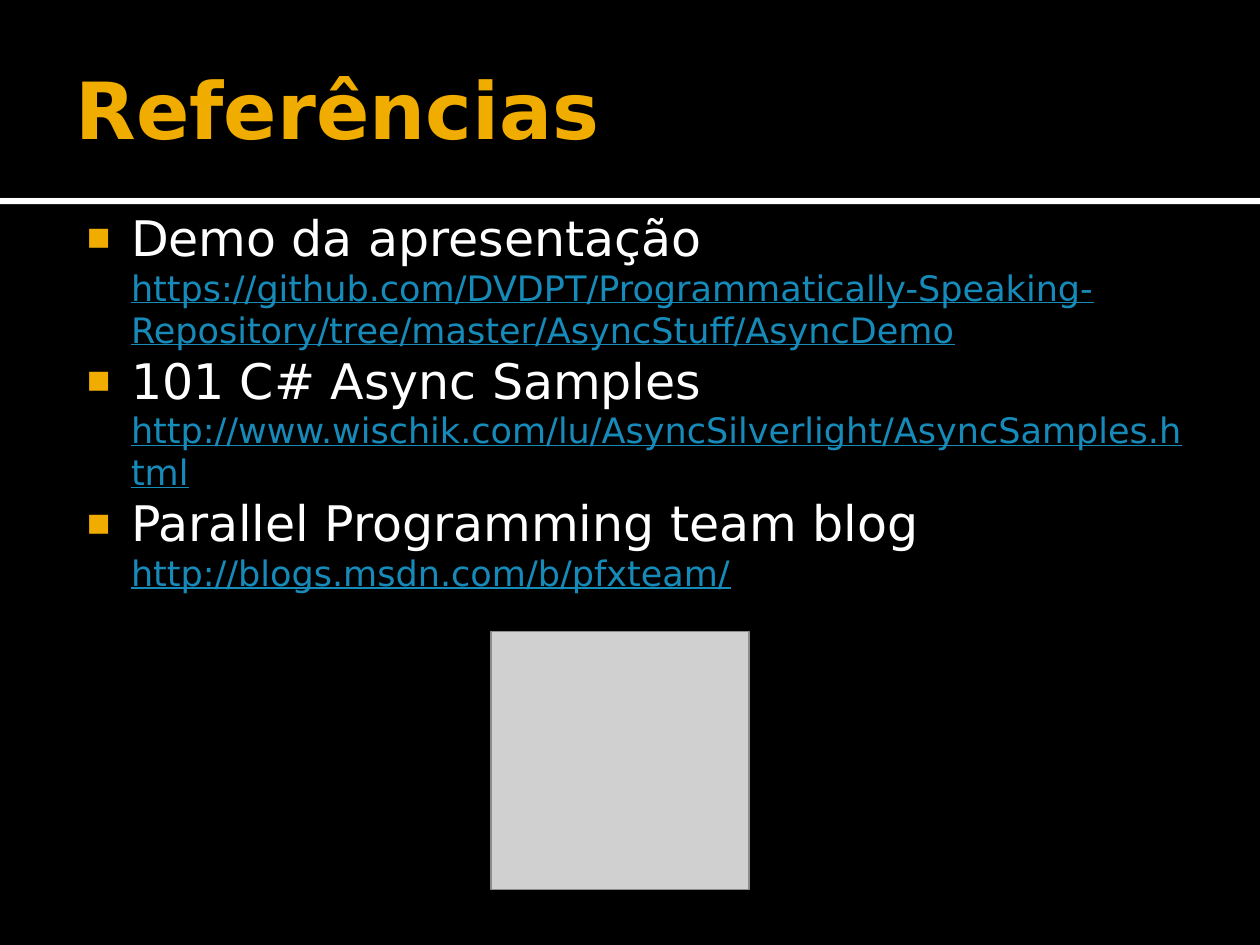
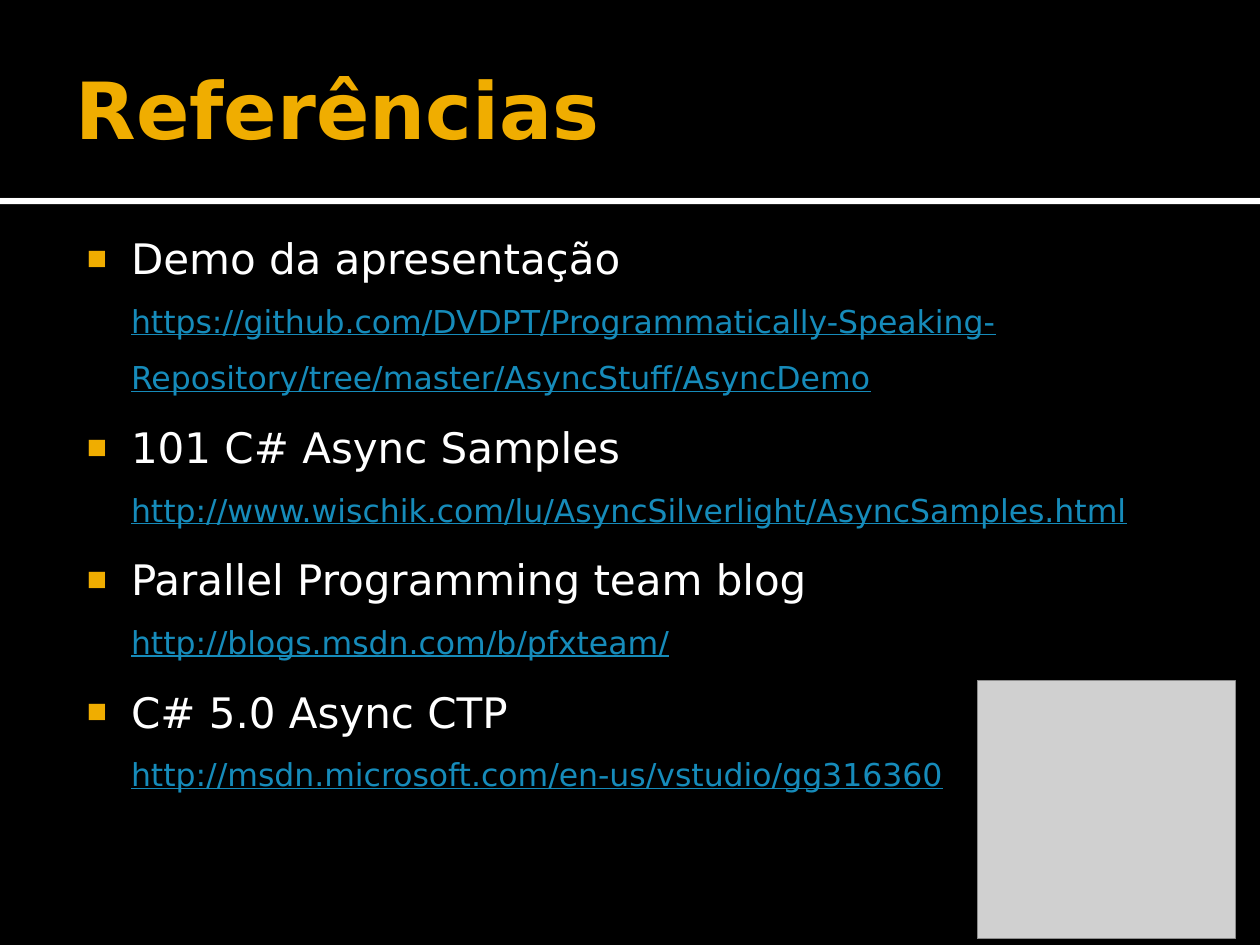
Before and after one commit to DVDPT/Programmatically-Speaking-Repository, a slide deck: slide 11 of AsyncStuff/AsyncDemo/Slides.pptx. Drawn at 1260x945 pixels with LibreOffice and Linux fonts; fonts in the diff are those of the drawing; grey boxes stand for pictures. Boxes give left, top, right and bottom in pixels: in the first picture for what was removed or moved away, otherwise in the second. Text is boxed around its words. In the diff, an @@ line names an element or a change of style, - is before the commit and + after.

Commit message:
Changed Slides. Added TCP Async Server and Client

```diff
--- a/AsyncStuff/AsyncDemo/Slides.pptx
+++ b/AsyncStuff/AsyncDemo/Slides.pptx
@@ text at box(131, 241, 1126, 661): size 28 to 24 pt in "Demo da apresentação", "101 C# Async Samples", "Parallel Programming team blog"; size 20 to 18 pt in "https://github.com/DVDPT/Programmatically-Speaking-Repositor ...", "http://www.wischik.com/lu/AsyncSilverlight/AsyncSamples.html", "http://blogs.msdn.com/b/pfxteam/"; line spacing 1 to 1.5 @@
@@ picture: place and size @@
-picture at box(491, 631, 750, 890)
+picture at box(978, 680, 1236, 939)
@@ text at box(131, 696, 942, 793): paragraph added @@
+■ C# 5.0 Async CTP
+  http://msdn.microsoft.com/en-us/vstudio/gg316360
```
Also in this commit, not shown: 5 other slides changed, 20 other files.
